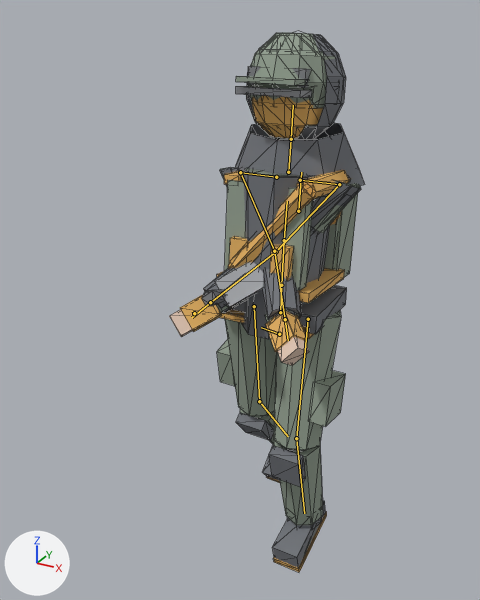
The glTF model assets/models/character/character.glb as it was, and as the next commit left it.
One viewpoint serves both versions: a 50 mm lens placed at (0.858, -1.844, 1.886), pointed at (-0.137, -0.034, 0.981). Lighting does not change. The marker at lower left points along +X, +Y and +Z. The first picture is the older version. Both versions are drawn at frame 0 of the action 'fall'; the numbers are the values there. The bones that change, and the others that lie on the model, are drawn over the model as lines. Mesh edges are drawn as thin lines.

Objects in the first picture: 'back.rope', 'body', 'face.mask', 'feet.boots', 'gear.launcher', 'hands.gloves', 'head.helmet', 'head.hood', 'legs.cargo', 'legs.kneepads', 'torso.carrier', 'torso.jacket', 'torso.shirt' and 4 more.
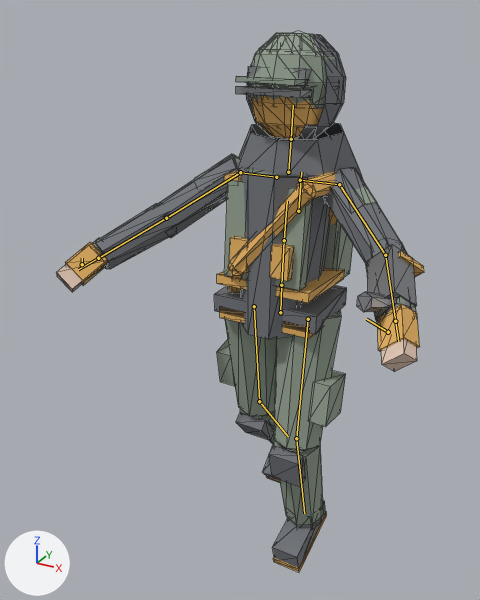
Where the change shows, as pixel boxes (x1, y1, x2, y2) in the pictures (480 x 600 px):
'torso.jacket', posed (102% wider, 8% taller)
    before: (204, 167, 361, 339)
    after: (95, 154, 413, 339)
'gear.launcher', posed
    before: (202, 262, 264, 309)
    after: (357, 244, 424, 312)
'hands.gloves', posed
    before: (180, 295, 307, 352)
    after: (65, 238, 419, 352)
'body', posed (mostly hidden)
    before: (169, 139, 309, 451)
    after: (56, 200, 417, 451)
'torso.shirt', posed
    before: (221, 168, 360, 233)
    after: (194, 154, 379, 210)
bone 'upper_arm.L', root to tip
    before: (339, 184) to (276, 251)
    after: (339, 184) to (385, 255)
bone 'upper_arm.R', root to tip
    before: (240, 172) to (274, 251)
    after: (240, 172) to (166, 218)

What the commit changed:
Bone 'upper_arm.L' (bone_upper_arm_l) turns from (-20, 0, 45) to (-20, 0, -45) degrees about its own x, y and z.
Bone 'upper_arm.R' (bone_upper_arm_r) turns from (-20, 0, -45) to (-20, 0, 45) degrees about its own x, y and z.
